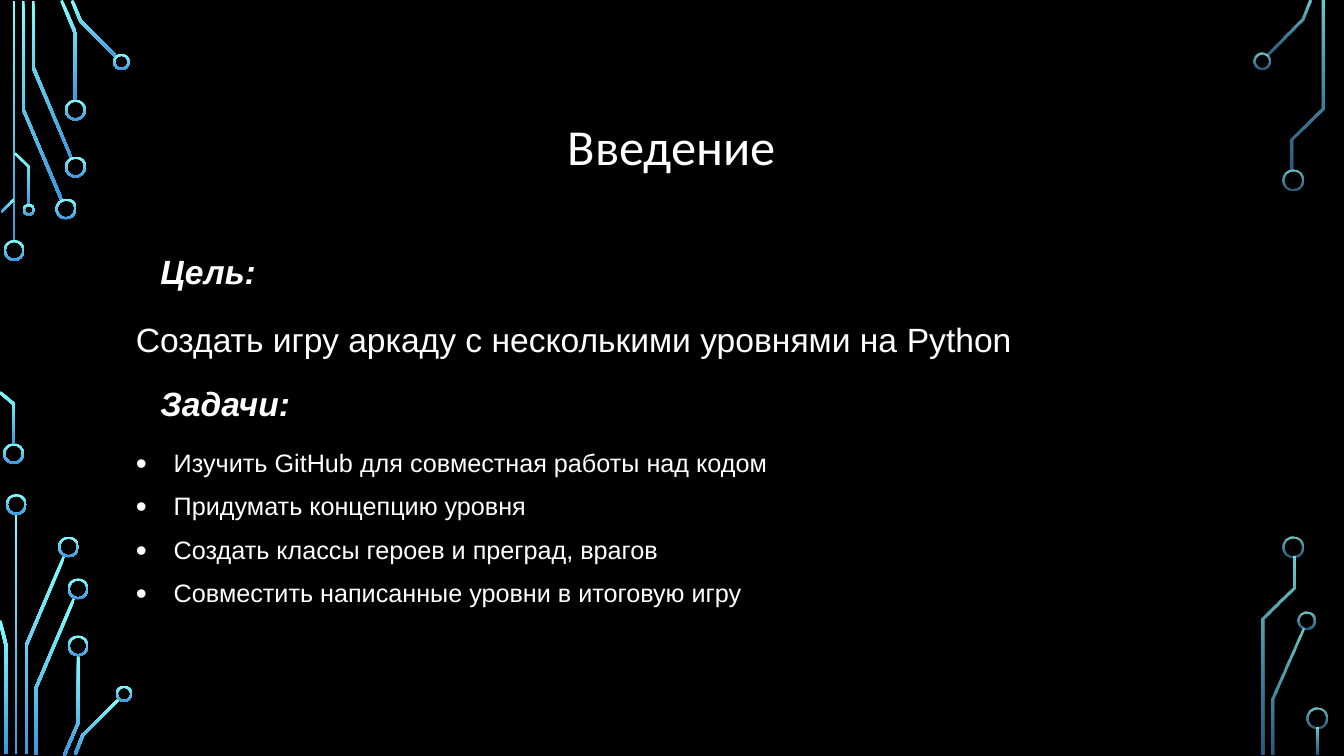
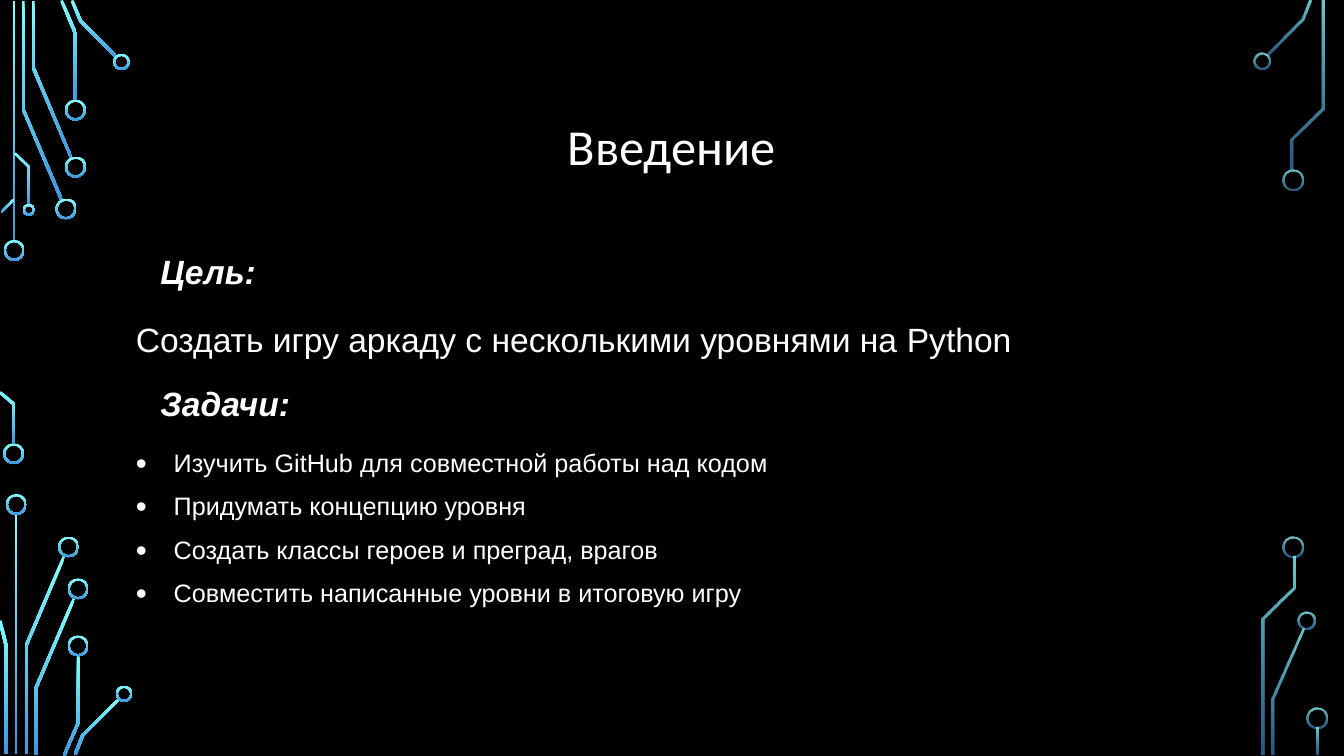
Before and after one commit to AZEN-SGG/PyGameProject, a slide deck: slide 2 of Презентация по проекту.pptx. Drawn at 1344x756 pixels with LibreOffice and Linux fonts; fonts in the diff are those of the drawing; background and template pictures are left out. Boxes give left, top, right and bottom in pixels: in the first picture for what was removed or moved away, otherwise in the second. Text is boxed around its words. In the diff, an @@ line names an element or a change of style, - is before the commit and + after.

```diff
--- a/Презентация по проекту.pptx
+++ b/Презентация по проекту.pptx
@@ text at box(174, 453, 768, 478): text changed @@
-• Изучить GitHub для совместная работы над кодом
+• Изучить GitHub для совместной работы над кодом
```
Also in this commit, not shown: 1 other slide changed.
